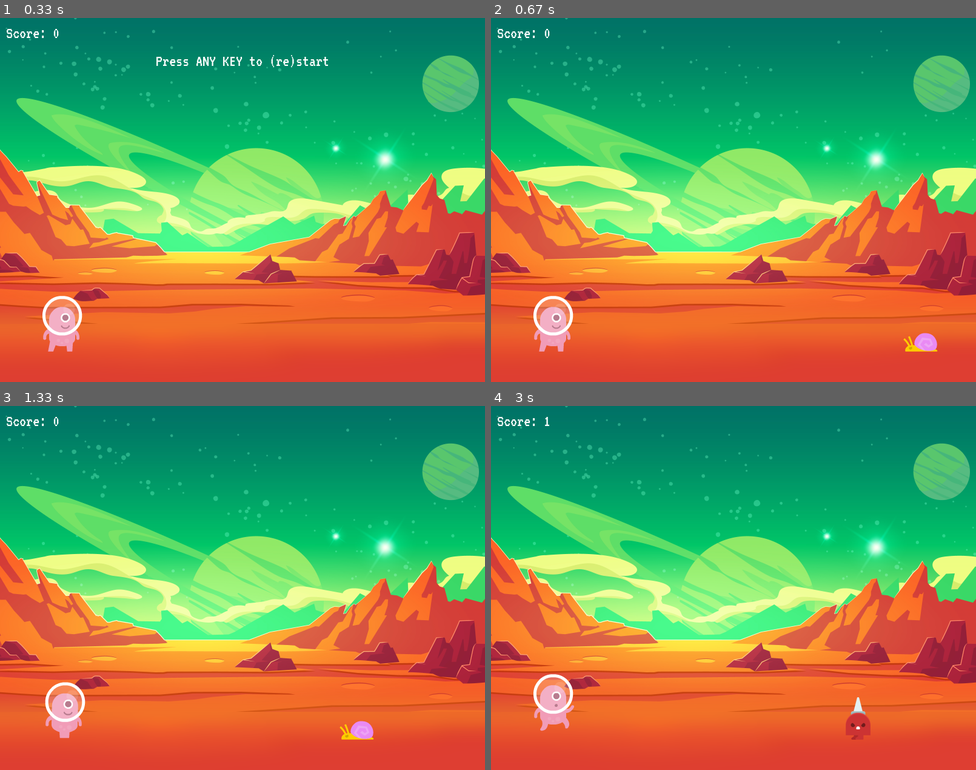
Above: before the commit, frames 1-4 (two rows, left to right).
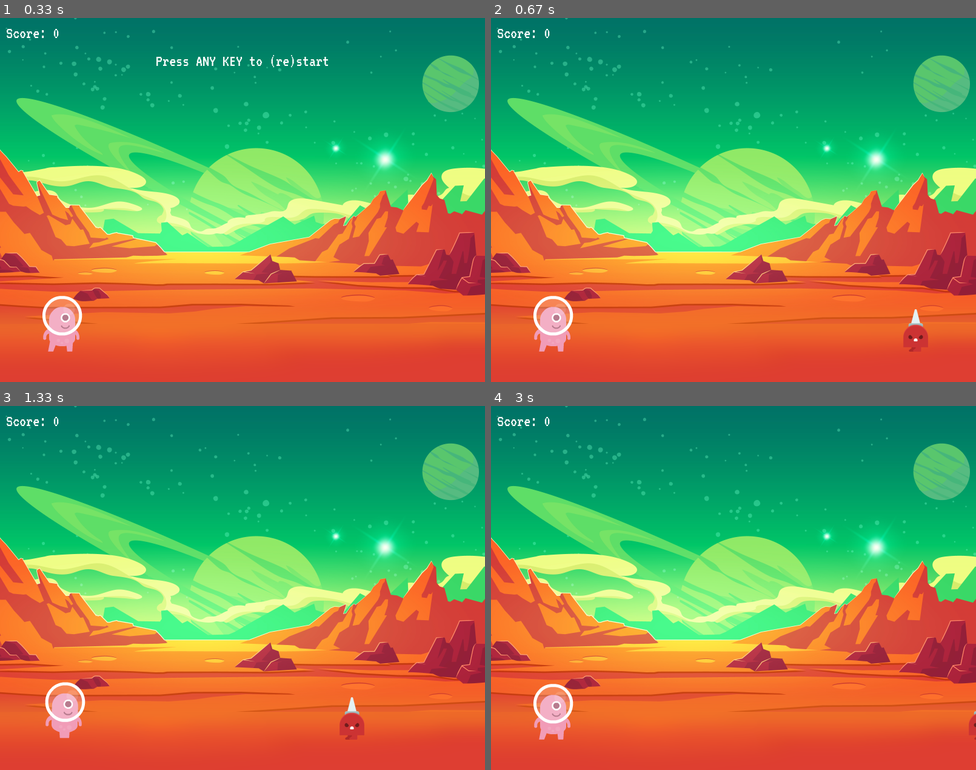
Above: after the commit, the same moments.

Repository: AndhikaWB/dino-pygame
Game: pygame game, started from main.py
Same seed, same stepped clock (60 frames per second), same inputs: the game is played once before the commit and once after it.
Inputs:
- Up to frame 1 (0.33 s): no input
- Up to frame 2 (0.67 s): hold Up from 0.33 s (still down)
- Up to frame 3 (1.33 s): release Up at 0.8 s; hold Esc 0.83-1.13 s; hold Down 0.83-1.13 s; hold Esc from 1.17 s (still down)
- Up to frame 4 (3 s): release Esc at 1.47 s; hold Down 1.5-1.8 s; hold Up 1.83-2.2 s; hold Down 2.23-2.6 s; hold Down from 2.97 s (still down)

Frame 1 is identical in both runs. In frame 2, 0.5% of the frame differs, in the area x 85-93%, y 80-92%; in frame 3, 0.5%; in frame 4, 1.4%, in the area x 8-100%, y 3-92%.

Commit message:
More readable code

Diff:
--- a/dino.py
+++ b/dino.py
@@ -33,35 +33,22 @@
         ]
 
     def reset(self):
+        # Reset keberadaan dino
         self.__init__(self.road_height)
 
-    """
-    def check(self, event):
-        if event.type == pygame.KEYDOWN:
-            # Tekan panah atas untuk melompat
-            if event.key == pygame.K_UP:
-                self.jump()
-            # Tekan panah bawah untuk menunduk
-            elif event.key == pygame.K_DOWN:
-                self.duck()
-        # Kembali berjalan jika kondisi memungkinkan
-        elif event.type == pygame.KEYUP:
-            self.walk()
-    """
-
-    def update(self, display, frame, game_state):
-        if game_state == "RUN":
+    def update(self, display, frame, menu):
+        if menu.state == "RUN":
             if self.state == "JUMP":
-                # Naik perlahan-lahan sampai titik maksimum
+                # Dino naik perlahan-lahan sampai titik maksimum
                 if self.pos_y < jump_height:
                     self.pos_y += jump_speed
-                # Ganti status jika sudah di titik maksimum
+                # Ganti status dino jika sudah di titik maksimum
                 else: self.state = "WALK"
             elif self.state == "WALK":
-                # Turun perlahan-lahan sampai titik minimum
+                # Dino turun perlahan-lahan sampai titik minimum
                 if self.pos_y > 0:
                     self.pos_y -= jump_speed
-                # Ganti animasi jika sudah di titik minimum
+                # Ganti animasi dino jika sudah di titik minimum
                 else: self.anim = self.walk_anim
 
         # Haluskan animasi dino
@@ -95,4 +82,5 @@
             self.anim = self.duck_anim
 
     def hurt(self):
+        # Animasi ketika menabrak musuh
         self.anim = self.hurt_anim
--- a/enemy.py
+++ b/enemy.py
@@ -1,10 +1,50 @@
 import pygame
 import random
 
+min_gap = 450
+max_gap = 650
 move_speed = 12
 anim_delay = 5
 
 class Enemy:
+    # List musuh yang ada
+    instances = []
+
+    def __init__(self, road_height):
+        # Ketinggian jalan
+        self.road_height = road_height
+
+    def reset(self, display):
+        # Reset keberadaan musuh
+        self.instances.clear()
+        self.generate(display)
+
+    def generate(self, display):
+        if len(self.instances) == 0:
+            # Tambahkan musuh pertama pada ujung kanan layar
+            self.instances.append(Papan(self.road_height, display.get_width()))
+        elif len(self.instances) == 1:
+            # Tambahkan musuh kedua dengan jarak acak dari musuh pertama
+            enemy_gap = random.randrange(self.instances[0].pos_x + min_gap, self.instances[0].pos_x + max_gap, 25)
+            self.instances.append(Papan(self.road_height, enemy_gap))
+
+    def update(self, display, frame, menu, dino):
+            # Tambahkan musuh terus-menerus
+            self.generate(display)
+            for enemy in self.instances:
+                # Update posisi musuh secara perlahan
+                enemy.update(display, frame, menu.state)
+                if menu.state == "RUN":
+                    # Hapus musuh yang sudah di luar layar
+                    if enemy.state == "NOT_EXIST":
+                        self.instances.remove(enemy)
+                        menu.add_score()
+                    # Cek apakah dino bertabrakan dengan musuh
+                    if dino.rect.colliderect(enemy.rect):
+                        dino.hurt()
+                        menu.game_end()
+
+class Papan:
     def __init__(self, road_height, pos_x):
         # Posisi musuh
         self.pos_x = pos_x
@@ -15,20 +55,43 @@
         self.state = "EXIST"
         # Area dan animasi musuh
         self.rect = None
-        self.anim = [
+        self.snail_anim = [
             pygame.image.load("assets/snail_move_01.png").convert_alpha(),
             pygame.image.load("assets/snail_move_02.png").convert_alpha()
         ]
+        self.spike_anim = [
+            pygame.image.load("assets/spike_move_01.png").convert_alpha(),
+            pygame.image.load("assets/spike_move_02.png").convert_alpha()
+        ]
+        self.fly_anim = [
+            pygame.image.load("assets/fly_move_01.png").convert_alpha(),
+            pygame.image.load("assets/fly_move_02.png").convert_alpha()
+        ]
+        # Acak tipe musuh
+        self.randomize()
 
-    def reset(self, display):
-        return [ Snail(self.road_height, display.get_width()) ]
+    def randomize(self):
+        enemy_type = random.randint(0, 4)
+        # Ubah animasi musuh
+        if enemy_type == 0:
+            self.anim = self.snail_anim
+        elif enemy_type == 1:
+            self.anim = self.spike_anim
+        elif enemy_type > 1:
+            self.anim = self.fly_anim
+            # Ubah ketinggian musuh
+            if enemy_type == 2:
+                self.pos_y = 15
+            elif enemy_type == 3:
+                self.pos_y = 35
+            else: self.pos_y = 60
 
     def update(self, display, frame, game_state):
         if game_state == "RUN":
-            # Bergerak ke kiri sampai tidak terlihat
+            # Musuh bergerak ke kiri sampai tidak terlihat
             if self.pos_x - self.anim[0].get_width() > self.anim[0].get_width() * -1:
                 self.pos_x -= move_speed
-            # Ganti status jika sudah tak terlihat
+            # Ganti status musuh jika sudah tak terlihat
             else: self.state = "NOT_EXIST"
 
         # Haluskan animasi musuh
@@ -40,30 +103,3 @@
         self.rect = self.anim[frame].get_rect(topleft = (self.pos_x, self.pos_y))
         # Tampilkan posisi musuh saat ini ke layar game
         display.blit(self.anim[frame], (self.pos_x, display.get_height() - self.road_height - self.anim[0].get_height() - self.pos_y))
-
-class Snail(Enemy):
-    def __init__(self, road_height, pos_x):
-        super().__init__(road_height, pos_x)
-
-class Spike(Enemy):
-    def __init__(self, road_height, pos_x):
-        super().__init__(road_height, pos_x)
-        self.anim = [
-            pygame.image.load("assets/spike_move_01.png").convert_alpha(),
-            pygame.image.load("assets/spike_move_02.png").convert_alpha()
-        ]
-
-class Fly(Enemy):
-    def __init__(self, road_height, pos_x):
-        super().__init__(road_height, pos_x)
-        self.anim = [
-            pygame.image.load("assets/fly_move_01.png").convert_alpha(),
-            pygame.image.load("assets/fly_move_02.png").convert_alpha()
-        ]
-        # Acak ketinggian musuh
-        fly_height = random.randint(0, 4)
-        if fly_height == 0:
-            self.pos_y = 15
-        elif fly_height == 1:
-            self.pos_y = 35
-        else: self.pos_y = 65
--- a/main.py
+++ b/main.py
@@ -3,23 +3,21 @@
 
 from menu import Menu
 from dino import Dino
-from enemy import Enemy, Snail, Spike, Fly
+from enemy import Enemy
 
-min_fps = 30
-max_fps = 60
+display_width = 800
+display_height = 600
+font_size = 28
 road_height = 50
-enemy_gap = (450, 650)
-display_size = (800, 600)
 
 def dino_game():
-    # Inisiasi frame
-    cur_fps = min_fps
-    cur_frame = 0
-
     # Instansiasi objek
     menu = Menu()
     dino = Dino(road_height)
-    enemies = [ Snail(road_height, display_size[0]) ]
+    enemy = Enemy(road_height)
+
+    # Inisiasi frame
+    frame = 0
 
     while True:
         # Tampilkan background game
@@ -31,73 +29,51 @@
                 return
             elif menu.state == "RUN":
                 if event.type == pygame.KEYDOWN:
+                    # Tekan UP untuk melompat
                     if event.key == pygame.K_UP:
                         dino.jump()
+                    # Tekan DOWN untuk menunduk
                     elif event.key == pygame.K_DOWN:
                         dino.duck()
+                    # Tekan ESC untuk berhenti sejenak
                     elif event.key == pygame.K_ESCAPE:
                         menu.game_pause()
+                # Kembali berjalan sesudah menekan tombol
                 elif event.type == pygame.KEYUP:
                     dino.walk()
             elif menu.state != "RUN":
                 if event.type == pygame.KEYDOWN:
                     if menu.state == "PAUSE":
+                        # Tekan R untuk memulai kembali
                         if event.key == pygame.K_r:
-                            cur_fps = menu.reset(min_fps)
-                            enemies = enemies[0].reset(display)
-                            dino.reset()
+                            menu.reset(display, dino, enemy)
+                        # Tekan ESC untuk melanjutkan
                         elif event.key == pygame.K_ESCAPE:
                             menu.game_run()
                     elif menu.state == "DIED":
-                        cur_fps = menu.reset(min_fps)
-                        enemies = enemies[0].reset(display)
-                        dino.reset()
+                        # Tekan APA SAJA untuk memulai kembali
+                        menu.reset(display, dino, enemy)
 
-        # Jika baru ada satu musuh
-        if len(enemies) == 1:
-            # Acak tipe dan jarak musuh kedua
-            enemy_type = random.randint(0,2)
-            enemy_range = random.randrange(enemies[0].pos_x + enemy_gap[0], enemies[0].pos_x + enemy_gap[1], 25)
-            # Tambahkan musuh kedua
-            if enemy_type == 0:
-                enemies.append(Snail(road_height, enemy_range))
-            elif enemy_type == 1:
-                enemies.append(Spike(road_height, enemy_range))
-            elif enemy_type == 2:
-                enemies.append(Fly(road_height, enemy_range))
+        # Update pergerakan dino dan musuh
+        dino.update(display, frame, menu)
+        enemy.update(display, frame, menu, dino)
 
-        dino.update(display, cur_frame, menu.state)
-        [ enemy.update(display, cur_frame, menu.state) for enemy in enemies ]
-
-        # Jika game sedang kondisi main
-        if menu.state == "RUN":
-            # Cek pergerakan musuh
-            for enemy in enemies:
-                if dino.rect.colliderect(enemy.rect):
-                    menu.game_end()
-                    dino.hurt()
-                elif enemy.state == "NOT_EXIST":
-                    cur_fps = menu.add_score(cur_fps)
-                    enemies.remove(enemy)
-
-        # Update menu dan display
+        # Update status menu dan display
         menu.update(display, font)
         pygame.display.update()
 
-        # Cegah game berjalan terlalu cepat
-        if cur_fps > max_fps: cur_fps = max_fps
         # Atur frame untuk loop selanjutnya
-        cur_frame = (cur_frame + 1) % cur_fps
-        fps.tick(cur_fps)
+        frame = (frame + 1) % menu.speed
+        fps.tick(menu.speed)
 
 if __name__ == "__main__":
-    # Inisialisasi display
+    # Inisialisasi modul
     pygame.init()
     # Inisialisasi game
     pygame.display.set_caption("Bellatrix's Dino Game")
     background = pygame.image.load("assets/background_01.png")
-    display = pygame.display.set_mode((display_size[0], display_size[1]))
-    font = pygame.font.Font("assets/VT323-Regular.ttf", 28)
+    display = pygame.display.set_mode((display_width, display_height))
+    font = pygame.font.Font("assets/VT323-Regular.ttf", font_size)
     fps = pygame.time.Clock()
     # Panggil game
     dino_game()
--- a/menu.py
+++ b/menu.py
@@ -1,57 +1,52 @@
 import pygame
+
+min_speed = 30
+max_speed = 60
 
 class Menu:
     def __init__(self):
+        # Skor game
         self.score = 0
+        # Status game
         self.state = "DIED"
+        # Kecepatan game
+        self.speed = min_speed
 
-    def add_score(self, cur_fps):
+    def add_score(self):
         self.score += 1
         # Bonus skor tiap 5 rintangan
         if self.score % 5 == 0:
+            self.score += 10
             print(f"Game score +10 ({self.score})")
-            self.score += 10
         # Tambah kecepatan tiap 10 rintangan
         if self.score % 30 == 0:
-            print(f"Game speed +3 ({cur_fps + 3})")
-            return cur_fps + 3
-        return cur_fps
+            if self.speed < max_speed:
+                self.speed += 3
+                print(f"Game speed +3 ({self.speed})")
 
     def game_run(self):
+        # Posisi game sedang berjalan
         self.state = "RUN"
 
     def game_pause(self):
+        # Posisi game sedang di menu pause
         self.state = "PAUSE"
 
     def game_end(self):
+        # Posisi game sedang di menu game over
         print(f"Game over ({self.score})")
         self.state = "DIED"
 
-    def reset(self, min_fps):
-        self.score = 0
+    def reset(self, display, dino, enemy):
+        # Reset skor dan status
+        self.__init__()
         self.state = "RUN"
-        return min_fps
-
-    """
-    def check(self, event, min_fps):
-        if event.type == pygame.KEYDOWN:
-            if self.state == "RUN":
-                if event.key == pygame.K_p:
-                    self.game_pause()
-            elif self.state == "PAUSE":
-                if event.key == pygame.K_p:
-                    self.game_run()
-                elif event.key == pygame.k_r:
-                    self.reset(min_fps)
-                elif event.key == pygame.K_ESCAPE:
-                    pygame.quit()
-            elif self.state == "DIED":
-                if event.key == pygame.K_ESCAPE:
-                    pygame.quit()
-                else: self.reset(min_fps)
-    """
+        # Reset posisi dino dan musuh
+        dino.reset()
+        enemy.reset(display)
 
     def update(self, display, font):
+        # Update skor secara terus menerus
         score_text = font.render("Score: " + str(self.score), True, (255, 255, 255))
         display.blit(score_text, (10, 10))
 
